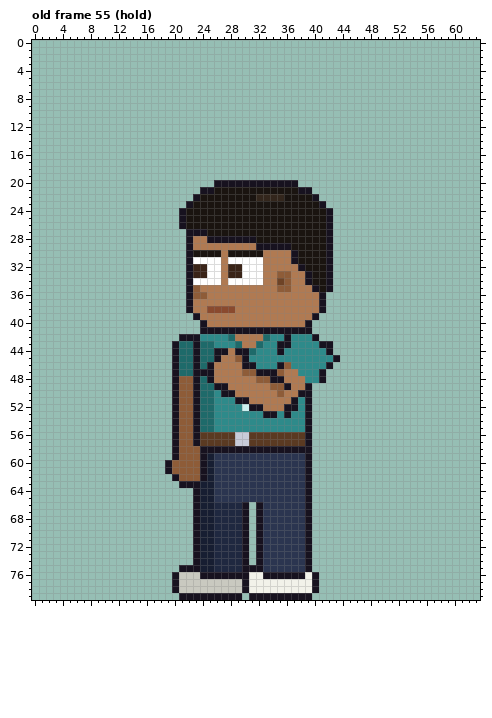
One commit to this pixel-art file: sprites/expo/expo_vendh_left_anim.aseprite. Above, as it was before the edit.
64x80 pixels, 123 frames. Colours within 5 levels of each other are drawn and written as one. Shown: old frame 55 (hold). The commit also changed other frames, which this record leaves out.
The result:
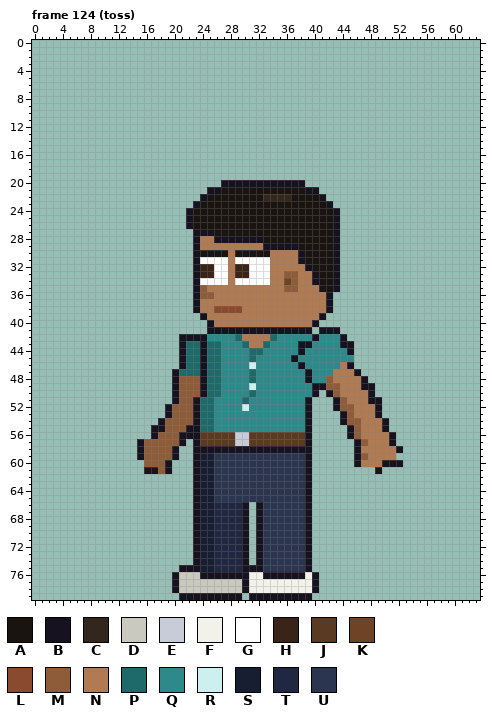
Palette (. is transparent): A #1a1410  B #17121f  C #33261c  D #c9c9c0  E #c8ccd8  F #f2f2ea  G #ffffff  H #3a2418  J #5a3a22  K #6e4326  L #8a4a2e  M #8e5c38  N #b07a52  P #1e6a6a  Q #2e8a8a  R #ccf0f0  S #171e32  T #1f2840  U #2b3550
A new or re-ordered frame is compared with the old frame closest to it.
What changed:
frames 123 -> 129
Changed rows in their new state; - is an unchanged pixel.
Frame 124 (toss) is new; against old frame 55 (hold):
first column x 15:
20 -----------.-----------B--------------
21 ---------.-B-----------A-B------------
22 --------.B-------A---C---AB-----------
23 -------.B-----------------AB----------
24 ------.B-------------------AB---------
25 ------.B-------------------AB---------
26 ------.B-------------------AB---------
27 -------.--B----------------AB---------
28 -------.B-N------B---------AB---------
29 -------.B--------N----B----AB---------
30 -------.B---AN----A---NB---AB---------
31 -------.B---GN----G---NB---AB---------
32 -------.B-H-GN-H--G----NB--AB---------
33 -------.B-H-GN-H--G-N-M-NB-AB---------
34 -------.B---GN----G-NKM-NB-AB---------
35 -------.BM----------N-M--NBAB---------
36 -------.B-M---------------NB----------
37 -------.B-----------------NB----------
38 -------.B-N---L-----------NB----------
39 --------.B---------------NB-----------
40 ---------.B-------------NB------------
41 ---------.----------------BBB---------
42 ---------B---QP---NP-Q----QQQB--------
43 -----.B-PB-P--QP-NP-QQ-BB-QQQBB-------
44 -----.B-PB-PQQQQ-P--Q--B---QQQB-------
45 -----.B-PB-PQQQQP-----B-----QQQ-------
46 -----.B-PBPPQQQQR---QQ-B---QQNB-------
47 --------P-PPQQQQPQQQQQQ-B-QQNNNB------
48 --------MBPPQQQQPQQQQQQQB-QMNNNNB-----
49 --------MB-PQQQQRQQQQQQQQBBMMNNNBB----
50 --------MB-PQQQQPQQQQQQQQB-BMNNNNB----
51 --------------QPQQQQQQQ-----BMNNNBB---
52 ----BM----------QQQQQQQ-----BMMNNNB---
53 ----BM------------QQ-Q-------BMNNNB---
54 ---BMM-----------------------BMMNNNB--
55 --BBMM-B----------------------BMNNNB--
56 --BMMMBB----------------------BMNNNNB-
57 BMMMMMB.-----------------------BMNNNB-
58 BMMMM-..B----------------------BNNNNNB
59 BMMMM-..BS---------------------BMNNNN-
60 -MMM-...BS---------------------BNNNBBB
61 -BBM-...BS------------------------B---
62 -----...BS----------------------------
63 ------..------------------------------
